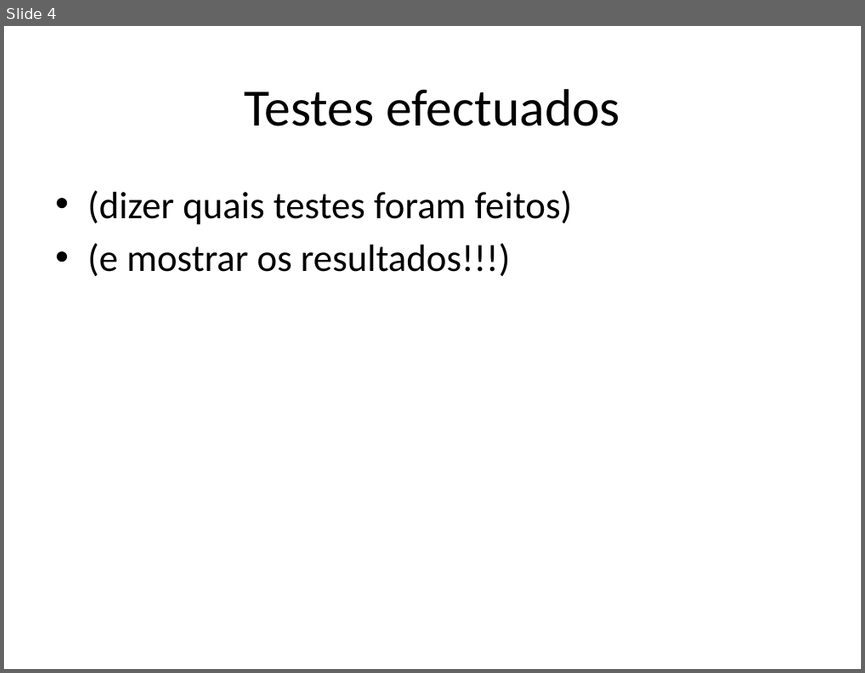
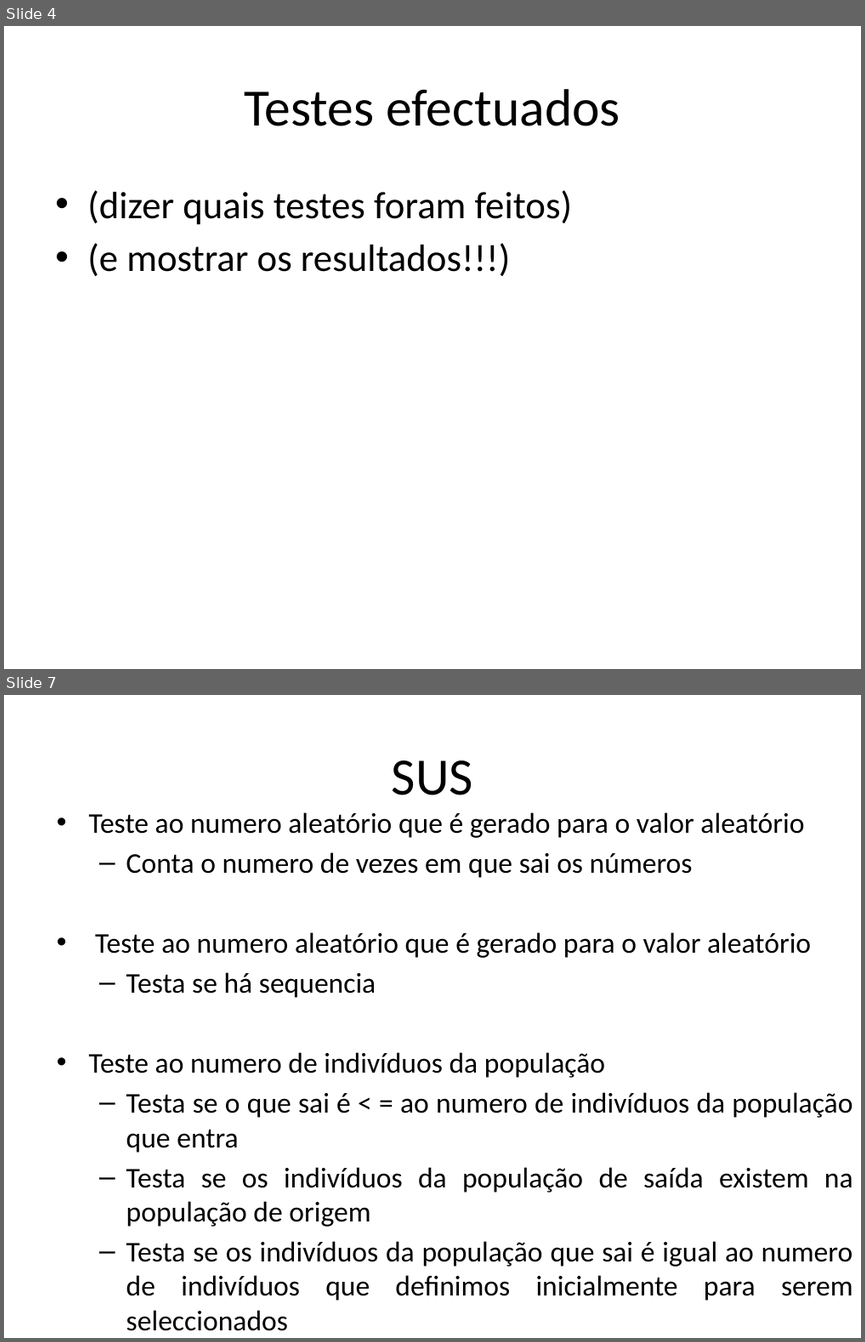
Before and after one commit to iptomar/genetic_11-12, a slide deck: ApresentacaoRelatorio_PSI_GeneticLAB.pptx. Shown one above the other, each under a label of ours: slide 4 before the commit, slides 4 and 7 after it; the slides between them are not shown. The pictures are 865x673 and 865x1342 pixels, drawn with LibreOffice and Linux fonts; fonts in the diff are those of the drawing. Boxes give left, top, right and bottom in pixels: in the first picture for what was removed or moved away, otherwise in the second. Text is boxed around its words. In the diff, an @@ line names an element or a change of style, - is before the commit and + after.

Commit message:
Alteração da Apresentação/Relatório: - Descrição dos testes efectuados
Ass: Pedro Isidoro, Aurélien Mota e Fábio Salvador.

```diff
--- a/ApresentacaoRelatorio_PSI_GeneticLAB.pptx
+++ b/ApresentacaoRelatorio_PSI_GeneticLAB.pptx
@@ slide 7 added at [4, 695, 861, 1338], background #FFFFFF @@
@@ title added at [392, 760, 473, 795], 44 pt, text #000000 @@
+SUS
@@ text added at [89, 812, 853, 1331], 24 pt, text #000000 @@
+• Teste ao numero aleatório que é gerado para o valor aleatório
+  – Conta o numero de vezes em que sai os números
+• Teste ao numero aleatório que é gerado para o valor aleatório
+  – Testa se há sequencia
+• Teste ao numero de indivíduos da população
+  – Testa se o que sai é < = ao numero de indivíduos da população que entra
+  – Testa se os indivíduos da população de saída existem na população de origem
+  – Testa se os indivíduos da população que sai é igual ao numero de indivíduos que definimos inicialmente para serem seleccionados
```
Also in this commit, not shown: 1 slide changed, 15 other slides added.
